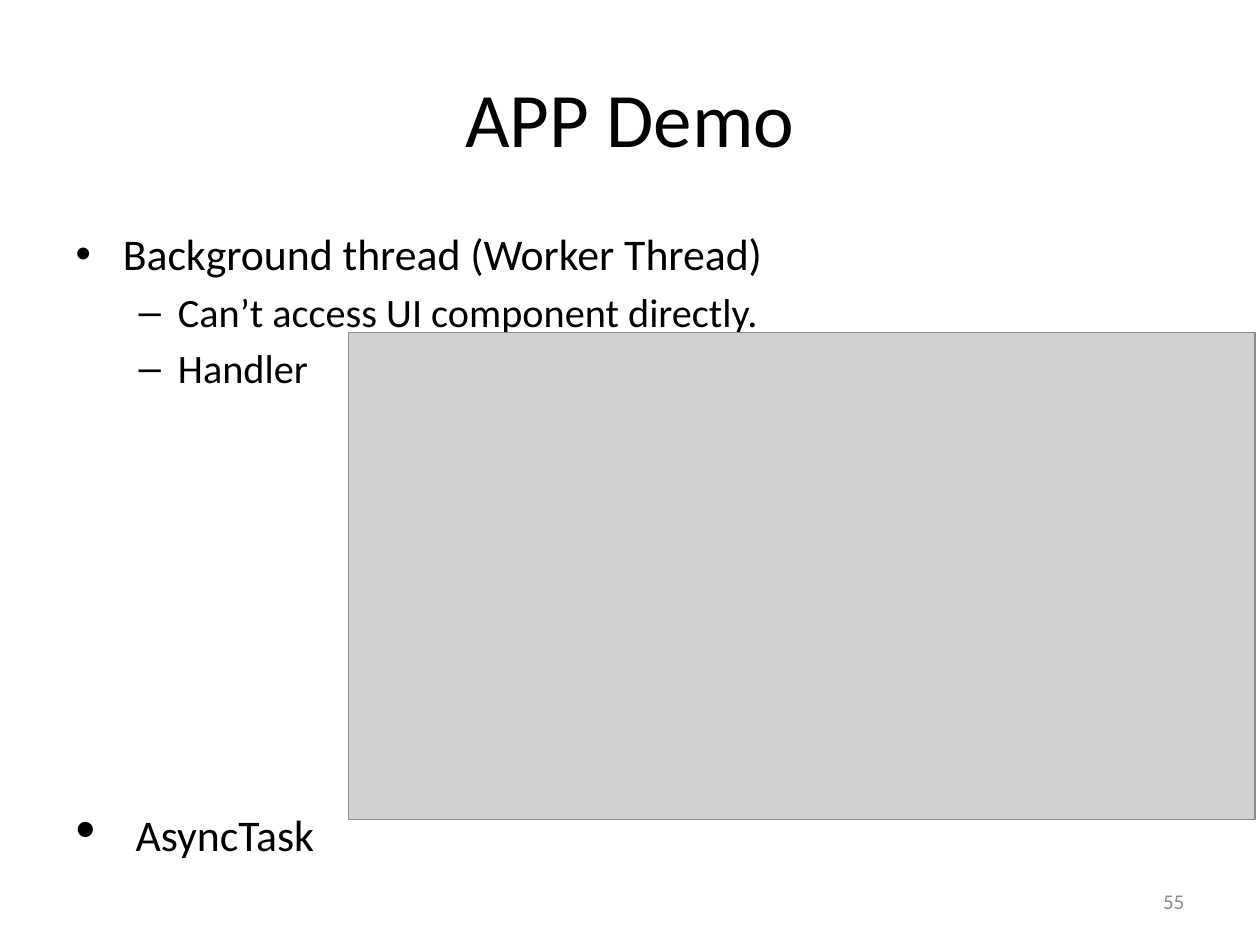
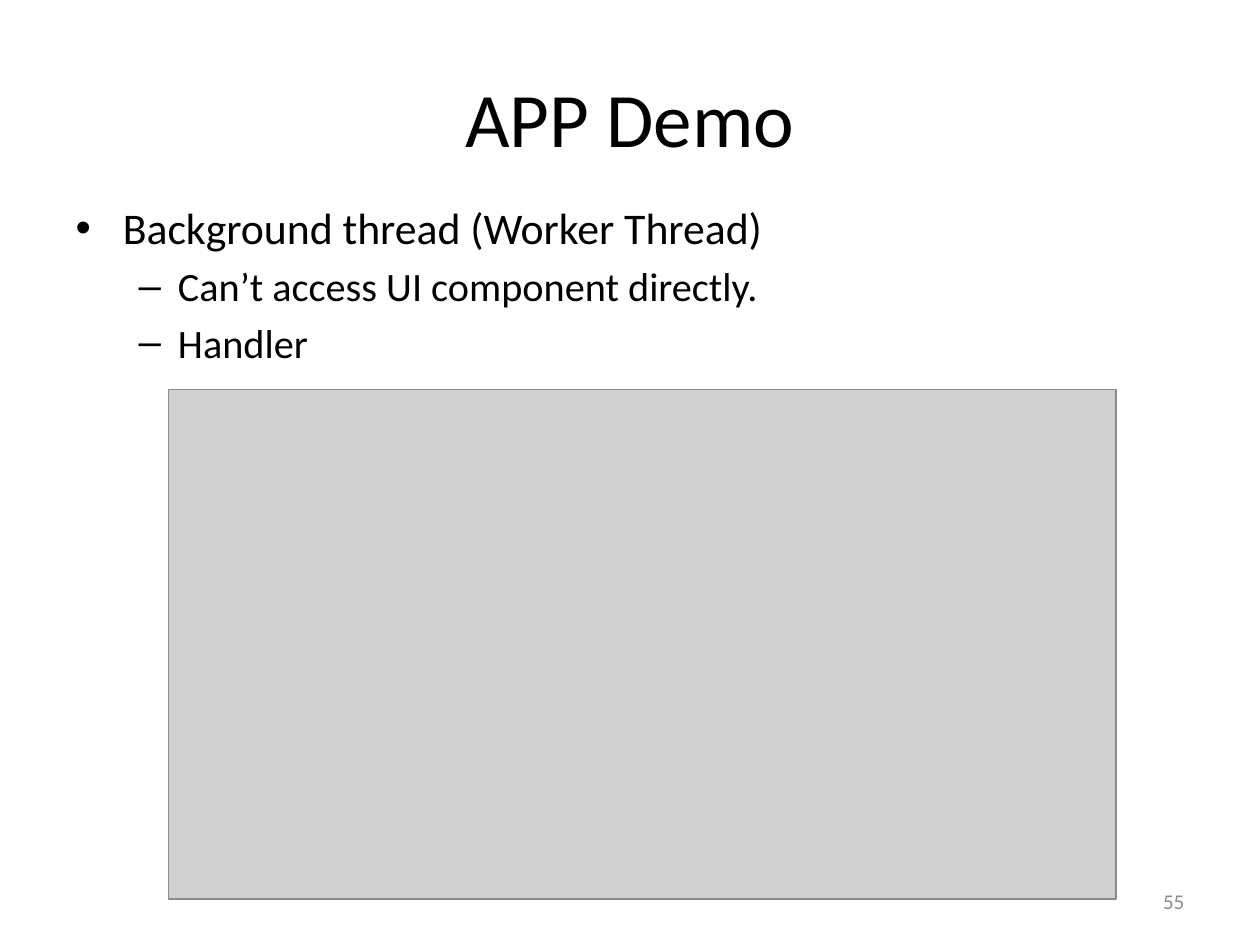
Before and after one commit to hs9021401/FIT_Android, a slide deck: slide 55 of The introduction of Android.pptx. Drawn at 1260x945 pixels with LibreOffice and Linux fonts; fonts in the diff are those of the drawing; grey boxes stand for pictures. Boxes give left, top, right and bottom in pixels: in the first picture for what was removed or moved away, otherwise in the second. Text is boxed around its words. In the diff, an @@ line names an element or a change of style, - is before the commit and + after.

```diff
--- a/The introduction of Android.pptx
+++ b/The introduction of Android.pptx
@@ text "Background thread (Worker Thread)": place and size @@
-text "Background thread (Worker Thread)" at <box>123,238,762,858</box>
+text "Background thread (Worker Thread)" at <box>123,212,762,359</box>
@@ picture: place and size @@
-picture at <box>349,333,1255,820</box>
+picture at <box>169,389,1116,898</box>
@@ text at <box>136,820,314,858</box>: paragraph removed @@
-• AsyncTask
```
Also in this commit, not shown: 16 other slides changed, 3 slides added, 2 other files.
